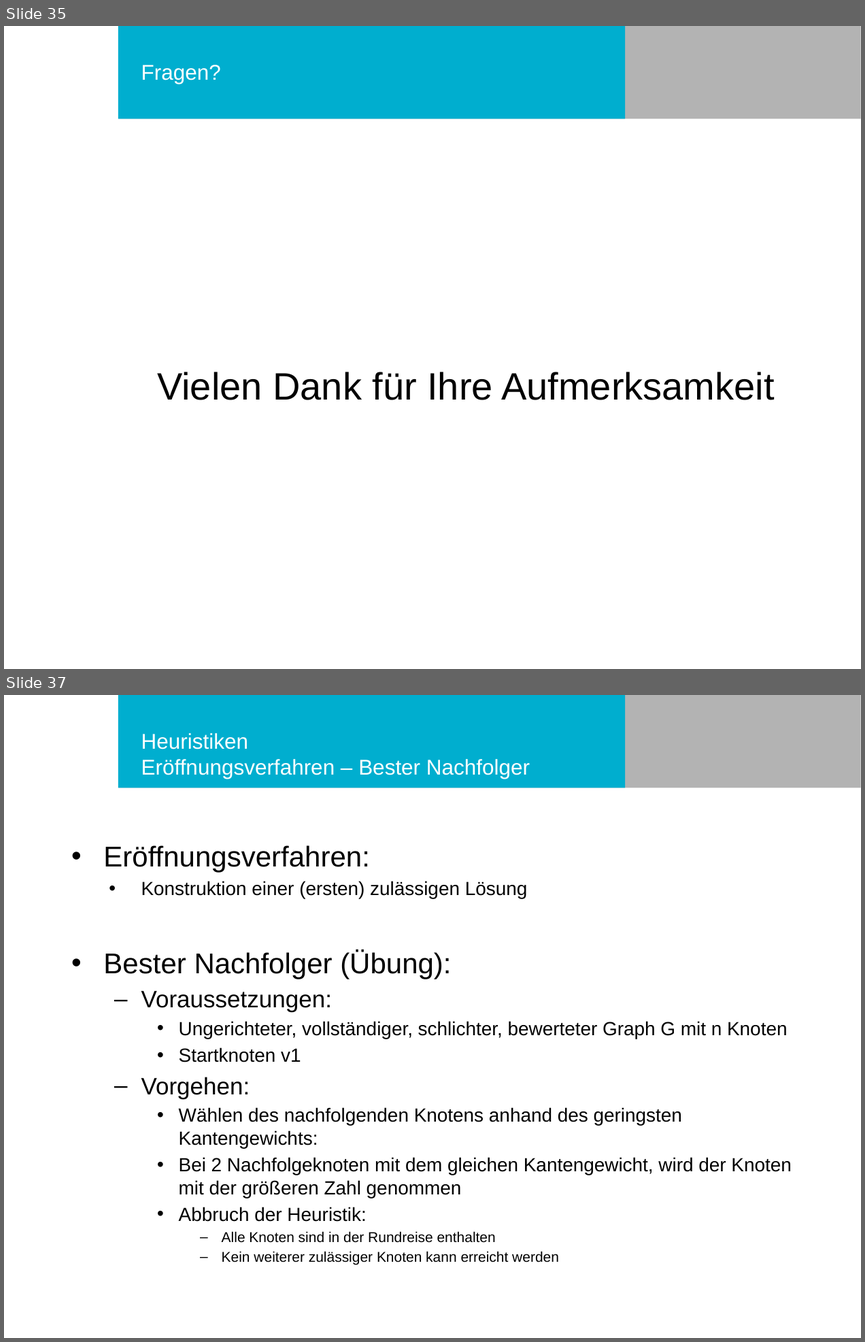
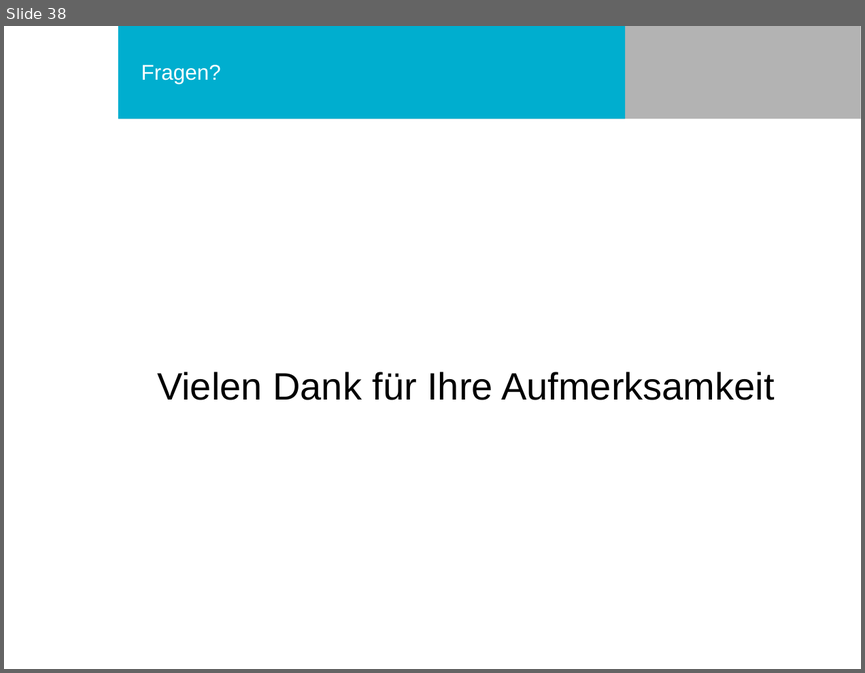
Before and after one commit to philurlaub/matlab2016, a slide deck: Präsentation.pptx. Shown one above the other, each under a label of ours: slides 35 and 37 before the commit, slide 38 after it; the slides between them are not shown. The pictures are 865x1342 and 865x673 pixels, drawn with LibreOffice and Linux fonts; fonts in the diff are those of the drawing; background and template pictures are left out. Boxes give left, top, right and bottom in pixels: in the first picture for what was removed or moved away, otherwise in the second. Text is boxed around its words. In the diff, an @@ line names an element or a change of style, - is before the commit and + after.

```diff
--- a/Präsentation.pptx
+++ b/Präsentation.pptx
@@ slide 37 removed at <box>4,695,861,1338</box>, background #FFFFFF; not listed: 2 template elements that a slide beside it also shows @@
@@ title removed at <box>141,733,530,779</box> @@
-Heuristiken
-Eröffnungsverfahren – Bester Nachfolger
@@ text removed at <box>103,845,791,1265</box> @@
-• Eröffnungsverfahren:
-    • Konstruktion einer (ersten) zulässigen Lösung
-• Bester Nachfolger (Übung):
-  – Voraussetzungen:
-    • Ungerichteter, vollständiger, schlichter, bewerteter Graph G mit n Knoten
-    • Startknoten v1
-  – Vorgehen:
-    • Wählen des nachfolgenden Knotens anhand des geringsten Kantengewichts:
-    • Bei 2 Nachfolgeknoten mit dem gleichen Kantengewicht, wird der Knoten mit der größeren Zahl genommen
-    • Abbruch der Heuristik:
-      – Alle Knoten sind in der Rundreise enthalten
-      – Kein weiterer zulässiger Knoten kann erreicht werden
@@ what was slide 35 is now slide 38 @@
```
Also in this commit, not shown: 7 slides changed, 4 slides added, 2 other slides removed.
